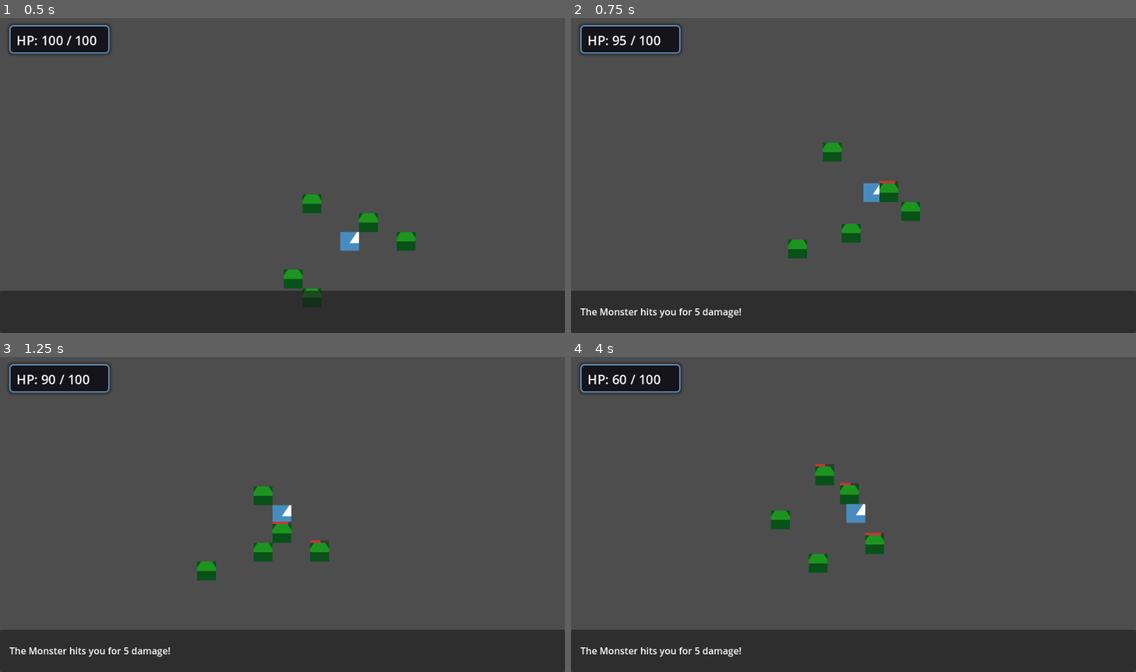
Above: before the commit, frames 1-4 (two rows, left to right).
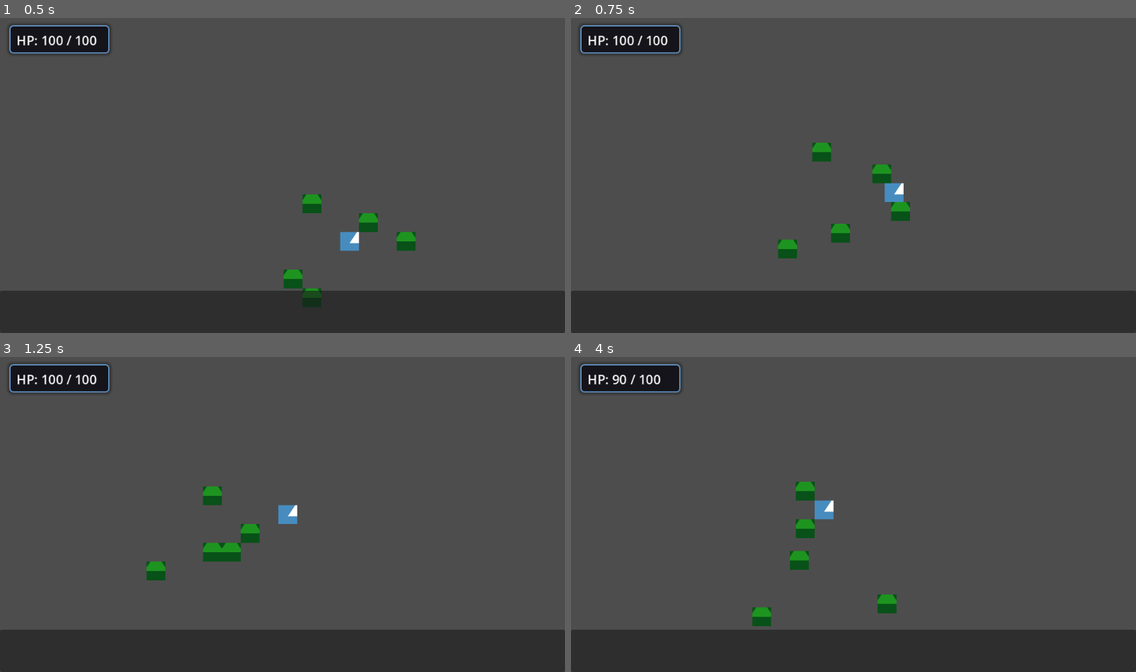
Above: after the commit, the same moments.

Repository: BlueHeronGames/dungeon-crawler-maker
Game: Godot game, scene res://scenes/crawl_dungeon_scene.tscn
Two runs of this game, one before a commit and one after it. Both use one fixed random seed, a clock stepped at 60 frames per second and the inputs below. The engine's default icon, where the game draws it, is replaced by a stand-in: a white triangle on a blue panel in a dark square.
Inputs (mouse positions are in pixels of both pictures, inside the frame that each line leads up to):
- Up to frame 1 (0.5 s): no input
- Up to frame 2 (0.75 s): tap Enter at 0.5 s; move the mouse to (977, 159) at 0.52 s; hold Right (ui_right) from 0.53 s (still down); tap . (pickup) at 0.6 s; click (977, 159) at 0.67 s
- Up to frame 3 (1.25 s): keep holding Right (ui_right); tap Space at 0.77, 0.8, 1.07 s
- Up to frame 4 (4 s): move the mouse to (740, 530) at 1.27 s; release Right (ui_right) at 1.28 s; hold Down (ui_down) 1.28-2.03 s; tap Space at 1.35, 1.52, 1.82, 2.3, 3.02, 3.32, 3.77, 3.8 s; tap . (pickup) at 1.55, 2.1, 3.05 s; move the mouse to (910, 445) at 2.02 s; hold Right (ui_right) 2.03-2.78 s; move the mouse to (825, 577) at 2.77 s; hold Up (ui_up) 2.78-3.53 s; tap G at 2.85 s; click (825, 577) at 2.92 s; move the mouse to (1023, 561) at 3.52 s; hold Left (ui_left) from 3.53 s (still down); tap 0 at 3.6 s

Frame 1 is identical in both runs. In frame 2, 2.1% of the frame differs, in the area x 1-62%, y 5-96%; in frame 3, 2.7%; in frame 4, 2.9%, in the area x 1-58%, y 5-96%.

Commit message:
Ability to pass a turn (configurable)

Diff:
--- a/game_template/scenes/entities/player.gd
+++ b/game_template/scenes/entities/player.gd
@@ -16,9 +16,11 @@
 
 var _config: GameConfig
 var inventory: Array = [] # Each entry is a dictionary containing item data
+var _can_pass_turn: bool = false
 
 func _ready() -> void:
 	_config = GameConfig.load_from_file()
+	_can_pass_turn = _config.get_can_pass_turn()
 	_apply_tile_metrics(_config.get_tile_size(int(step_size)))
 	_apply_camera_settings()
 	_apply_player_stats()
@@ -37,6 +39,10 @@
 
 	if _turn_manager and Input.is_action_just_pressed("pickup"):
 		_turn_manager.request_item_pickup()
+		return
+
+	if _can_pass_turn and _turn_manager and Input.is_action_just_pressed("pass_turn"):
+		_turn_manager.request_pass_turn()
 		return
 
 	# Check for consumable item usage (keys 1-9)
@@ -202,12 +208,21 @@
 	# Also set up consumable usage keys
 	_ensure_consumable_actions()
 
+	if _can_pass_turn:
+		_ensure_pass_turn_action()
+
 func _ensure_consumable_actions() -> void:
 	for i in range(1, 10):  # Support using items 1-9
 		var action_name := "use_item_%d" % i
 		if not InputMap.has_action(action_name):
 			InputMap.add_action(action_name)
 		_add_key_to_action(action_name, KEY_0 + i)
+
+func _ensure_pass_turn_action() -> void:
+	const ACTION := "pass_turn"
+	if not InputMap.has_action(ACTION):
+		InputMap.add_action(ACTION)
+	_add_key_to_action(ACTION, KEY_SPACE)
 
 func _add_key_to_action(action_name: String, keycode: int) -> void:
 	var events := InputMap.action_get_events(action_name)
--- a/game_template/scripts/config.gd
+++ b/game_template/scripts/config.gd
@@ -36,6 +36,10 @@
 func get_tile_size(default_value: int = 32) -> int:
 	var tileset := get_primary_tileset()
 	return int(tileset.get("tile_size", default_value))
+
+func get_can_pass_turn(default_value: bool = false) -> bool:
+	var config_section:Variant = data.get("config", {})
+	return bool(config_section.get("can_pass_turn", default_value))
 
 func get_primary_tileset() -> Dictionary:
 	var tilesets:Variant = data.get("tilesets", [])
--- a/game_template/scripts/turn_manager.gd
+++ b/game_template/scripts/turn_manager.gd
@@ -25,6 +25,7 @@
 var _monster_counter := 0
 var _loot_system: LootSystem
 var _items_on_floor: Dictionary = {} # cell -> {"name", "data", "node"}
+var _player_requested_pass := false
 
 func _ready() -> void:
 	if _dungeon_map:
@@ -41,6 +42,17 @@
 	if not _can_process_turn():
 		return
 	_pending_player_direction = direction
+	_execute_turn()
+
+func request_pass_turn() -> void:
+	if _player == null:
+		return
+	if not _can_process_turn():
+		return
+	_player_requested_pass = true
+	_pending_player_direction = Vector2i.ZERO
+	if _console:
+		_console.show_message("You wait.")
 	_execute_turn()
 
 func _initialize() -> void:
@@ -132,28 +144,32 @@
 				entities.erase(target_monster)
 				current_cells.erase(target_monster)
 				reserved.erase(target_cell)
-		_pending_player_direction = Vector2i.ZERO
+			_pending_player_direction = Vector2i.ZERO
 
 	# Determine actions (movement or attacks)
+	var player_passed := _player_requested_pass
 	var actions := []
 	for entity in entities:
 		if entity is Monster and not entity.is_alive():
 			continue
-		if entity == _player and player_performed_attack:
-			actions.append({
+		var from_cell: Vector2i = current_cells.get(entity, _dungeon_map.world_to_cell(entity.global_position))
+		reserved.erase(from_cell)
+
+		var action: Dictionary
+		if entity == _player and (player_performed_attack or player_passed):
+			action = {
 				"entity": _player,
-				"from": player_cell,
-				"to": player_cell,
+				"from": from_cell,
+				"to": from_cell,
 				"attack_player": false,
-				"target_cell": player_cell
-			})
-			continue
-		var from_cell: Vector2i = current_cells[entity]
-		reserved.erase(from_cell)
-		var action := _determine_entity_action(entity, from_cell, reserved, player_cell)
+				"target_cell": from_cell
+			}
+		else:
+			action = _determine_entity_action(entity, from_cell, reserved, player_cell)
 		reserved[action["to"]] = true
 		actions.append(action)
 	_pending_player_direction = Vector2i.ZERO
+	_player_requested_pass = false
 
 	# Execute movements
 	var player_target_cell := player_cell
